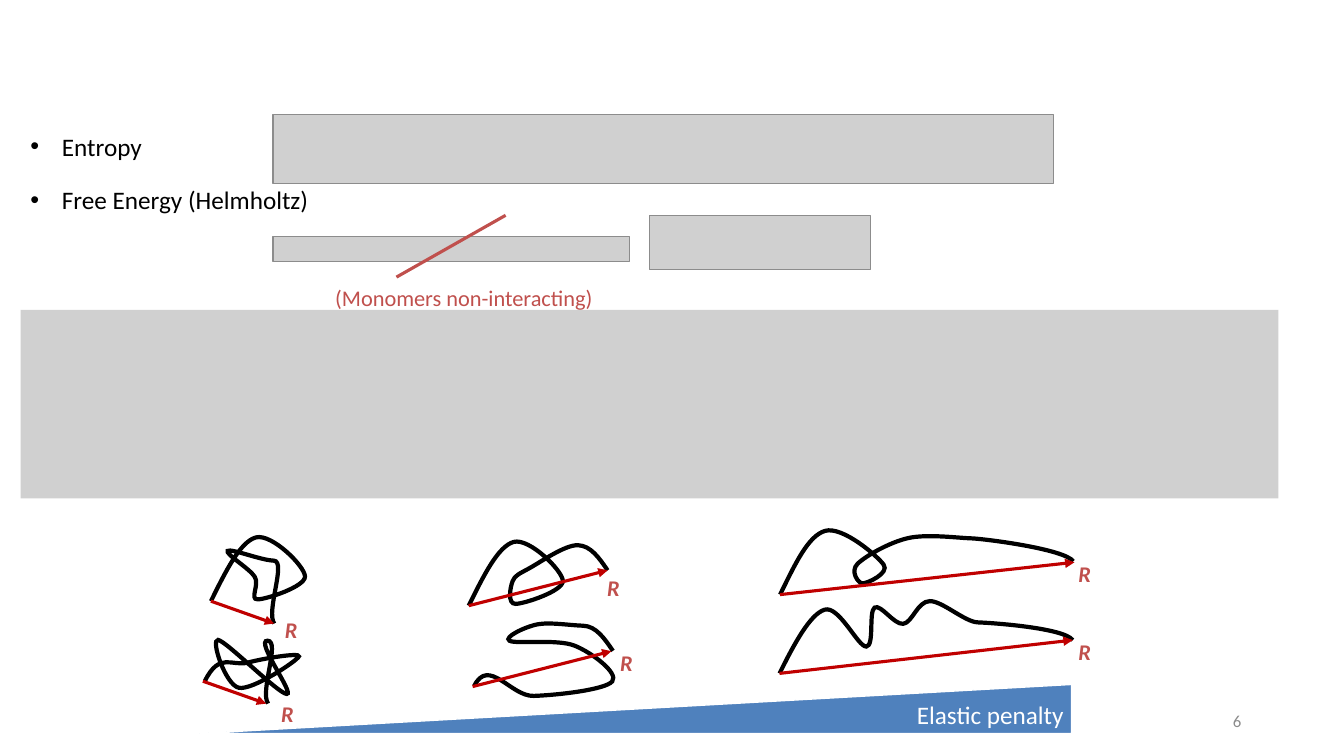
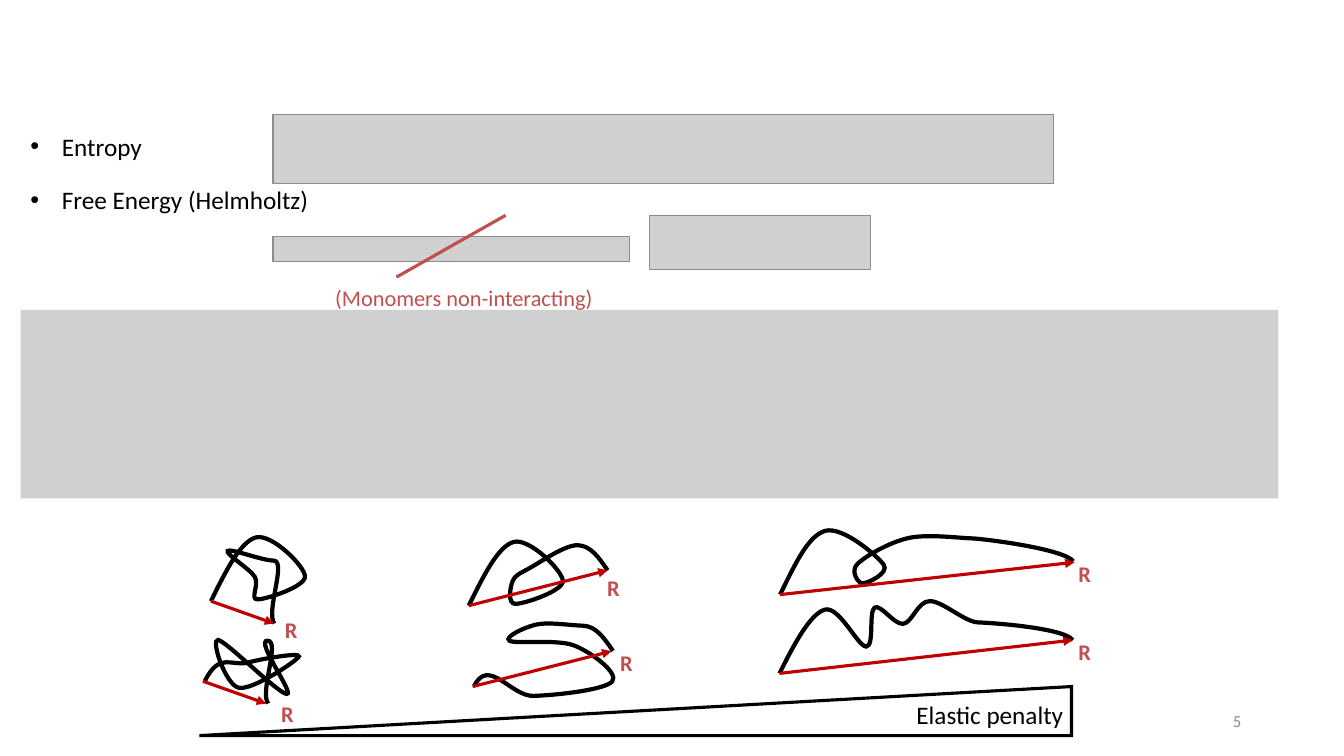
Before and after one commit to tyokokur/presentations, a slide deck: slide 5 of 20230427 CBE Student Colloquium.pptx (slide 6 before the commit). Drawn at 1344x756 pixels with LibreOffice and Linux fonts; fonts in the diff are those of the drawing; grey boxes stand for pictures; background and template pictures are left out. Boxes give left, top, right and bottom in pixels: in the first picture for what was removed or moved away, otherwise in the second. Text is boxed around its words. In the diff, an @@ line names an element or a change of style, - is before the commit and + after.

```diff
--- a/20230427 CBE Student Colloquium.pptx
+++ b/20230427 CBE Student Colloquium.pptx
@@ triangle at [200,687,1072,736]: fill #4F81BD to #FFFFFF; outline #FFFFFF 1 pt to #000000 2.25 pt @@
@@ text "R" at [281,707,294,722]: italic off @@
@@ text "Elastic penalty" at [916,706,1064,728]: text colour #FFFFFF to #000000 @@
@@ page number at [1233,716,1241,727]: text changed @@
-6
+5
```
Also in this commit, not shown: 3 other slides changed, 1 slide removed.
